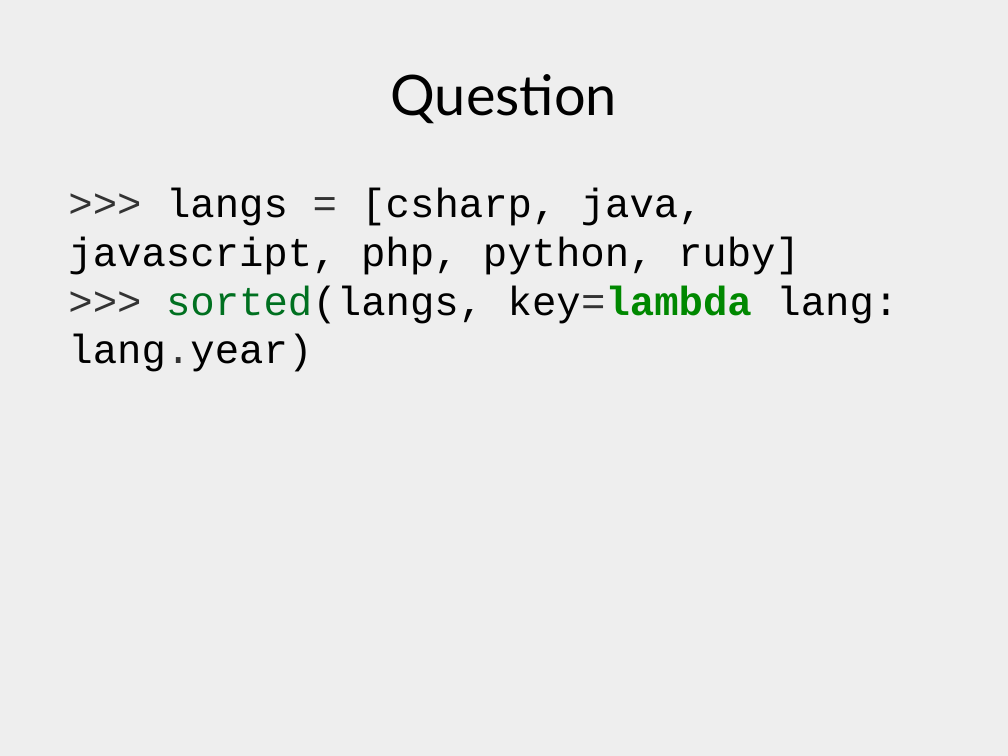
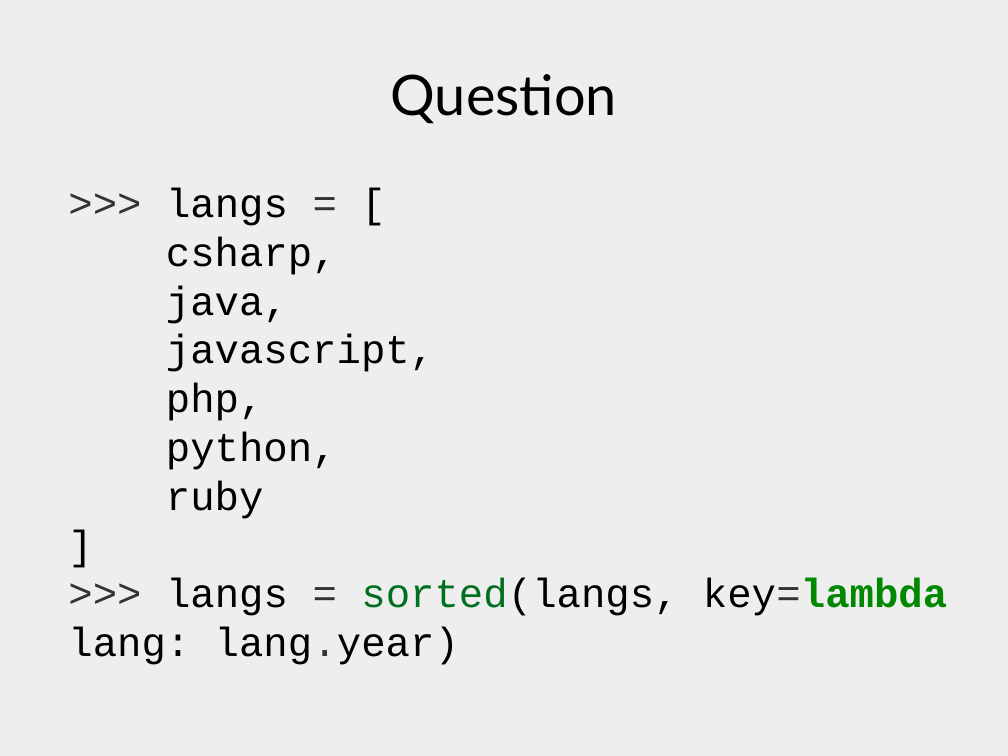
Before and after one commit to xrmx/tcs-lademuta, a slide deck: slide 6 of django.odp. Drawn at 1008x756 pixels with LibreOffice and Linux fonts; fonts in the diff are those of the drawing. Boxes give left, top, right and bottom in pixels: in the first picture for what was removed or moved away, otherwise in the second. Text is boxed around its words. In the diff, an @@ line names an element or a change of style, - is before the commit and + after.

Commit message:
Sistemiamo a mano gli output dei comandi / repl python
Non usiamo console come highlight perchè scassa tutto

```diff
--- a/django.odp
+++ b/django.odp
@@ text at (x1=68, y1=188, x2=947, y2=665): text changed @@
->>> langs = [csharp, java, javascript, php, python, ruby]
->>> sorted(langs, key=lambda lang: lang.year)
+>>> langs = [
+csharp,
+java,
+javascript,
+php,
+python,
+ruby
+]
+>>> langs = sorted(langs, key=lambda lang: lang.year)
```
Also in this commit, not shown: 6 other slides changed, 2 other files.
